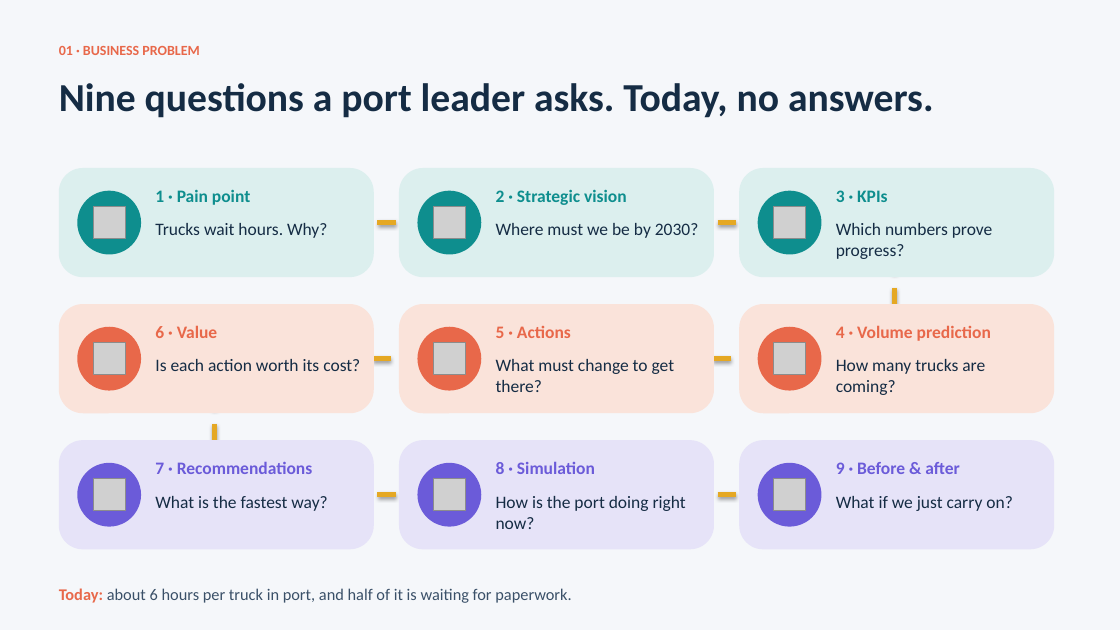
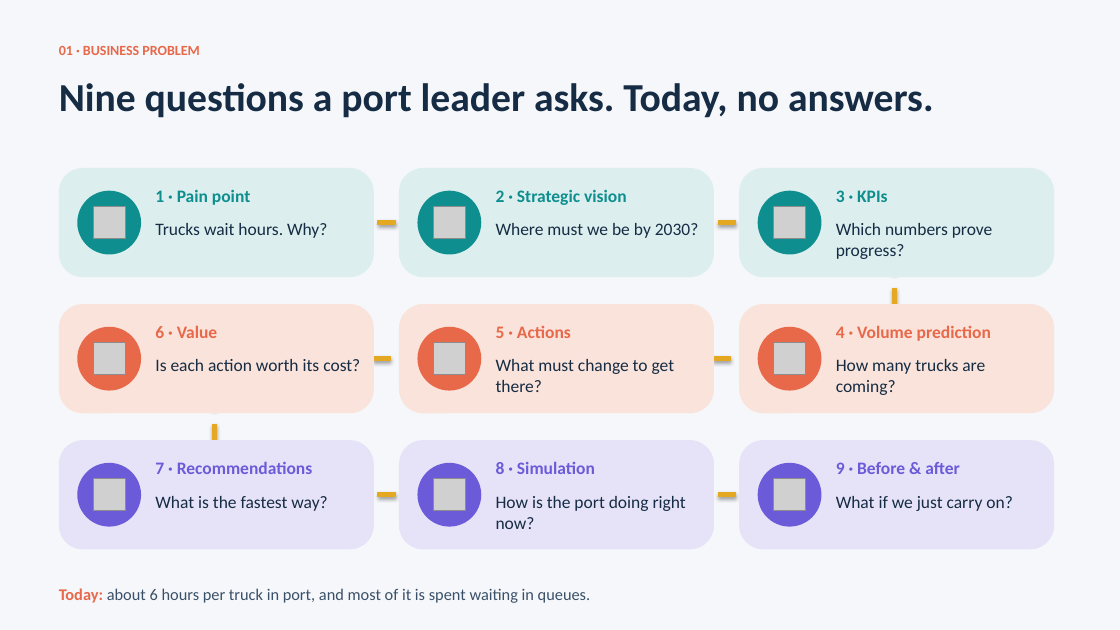
Before and after one commit to nsmahmed/abusamra, a slide deck: slide 6 of docs/pitch/WASL_AI_Accelerate_pitch.pptx (slide 4 before the commit). Drawn at 1120x630 pixels with LibreOffice and Linux fonts; fonts in the diff are those of the drawing; grey boxes stand for pictures. Boxes give left, top, right and bottom in pixels: in the first picture for what was removed or moved away, otherwise in the second. Text is boxed around its words. In the diff, an @@ line names an element or a change of style, - is before the commit and + after.

```diff
--- a/docs/pitch/WASL_AI_Accelerate_pitch.pptx
+++ b/docs/pitch/WASL_AI_Accelerate_pitch.pptx
@@ text at (59,588,591,603): text changed @@
-Today: about 6 hours per truck in port, and half of it is waiting for paperwork.
+Today: about 6 hours per truck in port, and most of it is spent waiting in queues.
```
Also in this commit, not shown: 8 other slides changed, 2 slides added.
